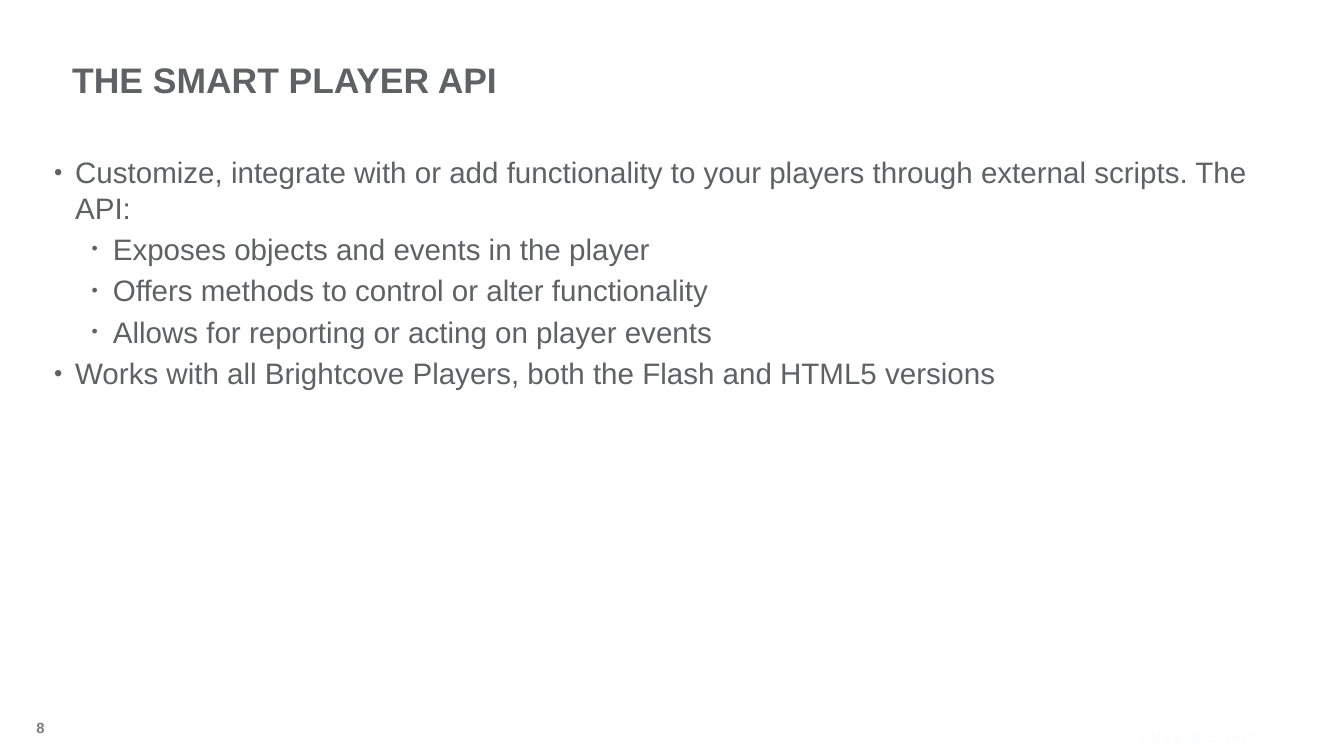
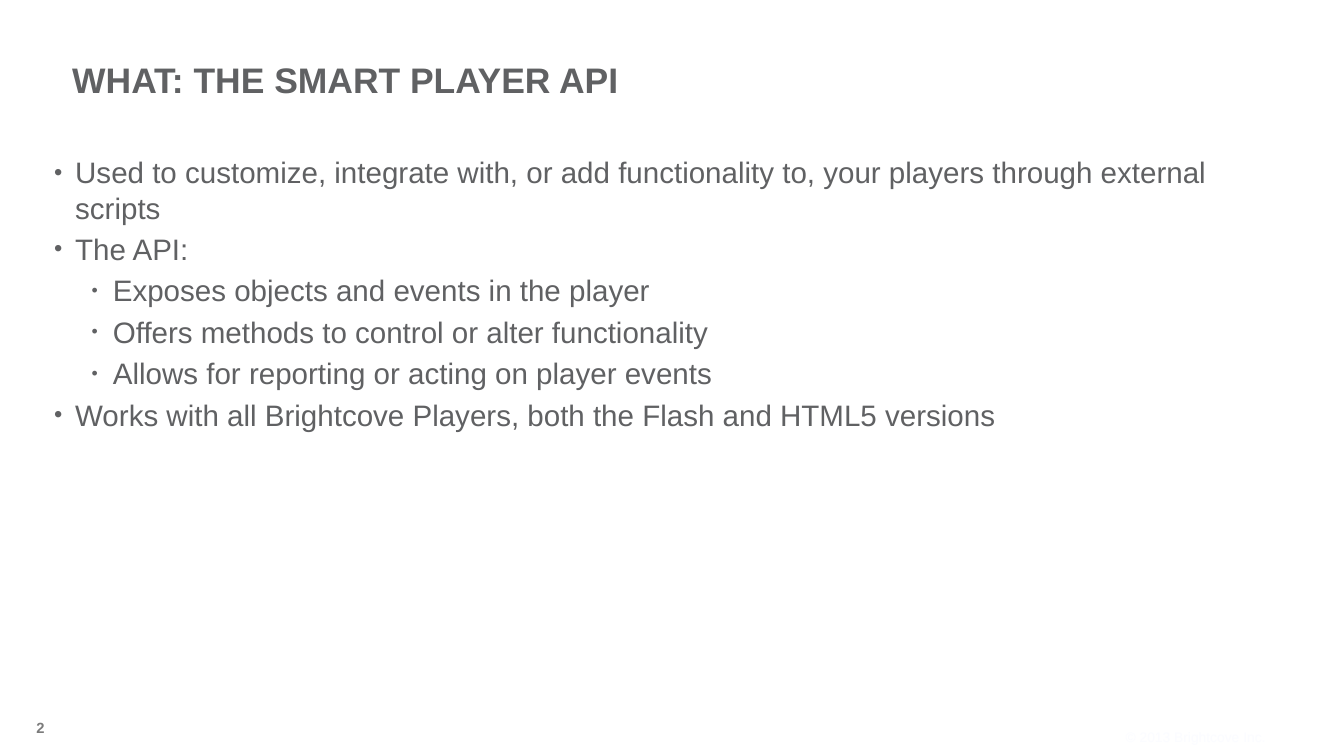
Before and after one commit to BrightcoveLearning/VideoCloudSmartPlayerAPI, a slide deck: slide 2 of VideoSessionsMaterials/v1-introducing-the-course.pptx (slide 8 before the commit). Drawn at 1344x756 pixels with LibreOffice and Linux fonts; fonts in the diff are those of the drawing; background and template pictures are left out. Boxes give left, top, right and bottom in pixels: in the first picture for what was removed or moved away, otherwise in the second. Text is boxed around its words. In the diff, an @@ line names an element or a change of style, - is before the commit and + after.

```diff
--- a/VideoSessionsMaterials/v1-introducing-the-course.pptx
+++ b/VideoSessionsMaterials/v1-introducing-the-course.pptx
@@ title at [72,68,618,94]: text changed @@
-THE SMART PLAYER API
+WHAT: THE SMART PLAYER API
@@ text at [75,161,1206,261]: text changed @@
-• Customize, integrate with or add functionality to your players through external scripts. The API:
+• Used to customize, integrate with, or add functionality to, your players through external scripts
+• The API:
@@ page number at [36,723,44,733]: text changed @@
-8
+2
```
Also in this commit, not shown: 2 other slides changed, 2 slides added, 40 slides removed, 4 other files.
